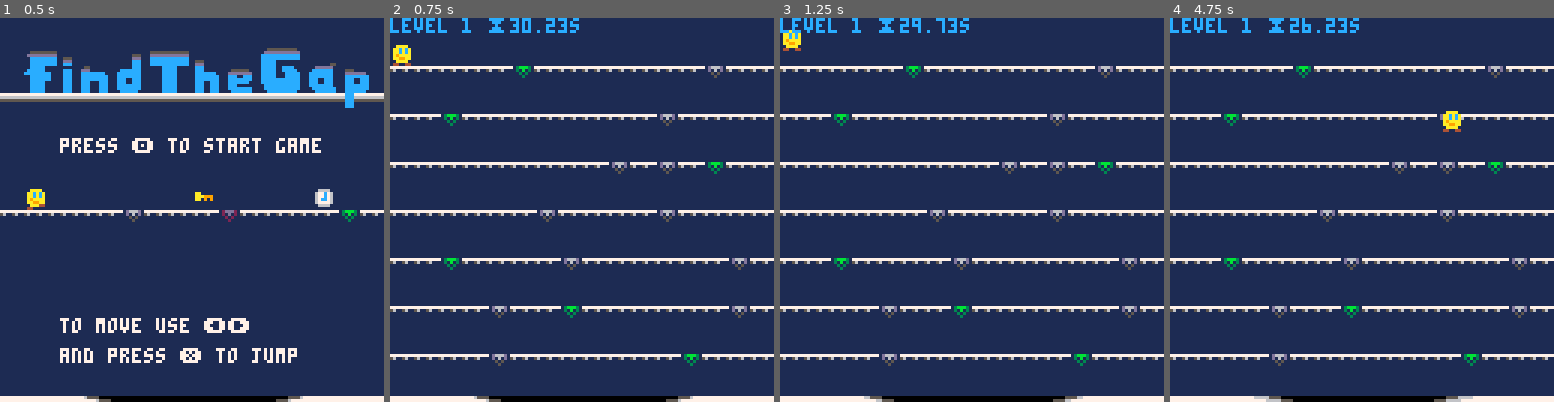
Above: before the commit, frames 1-4 (left to right).
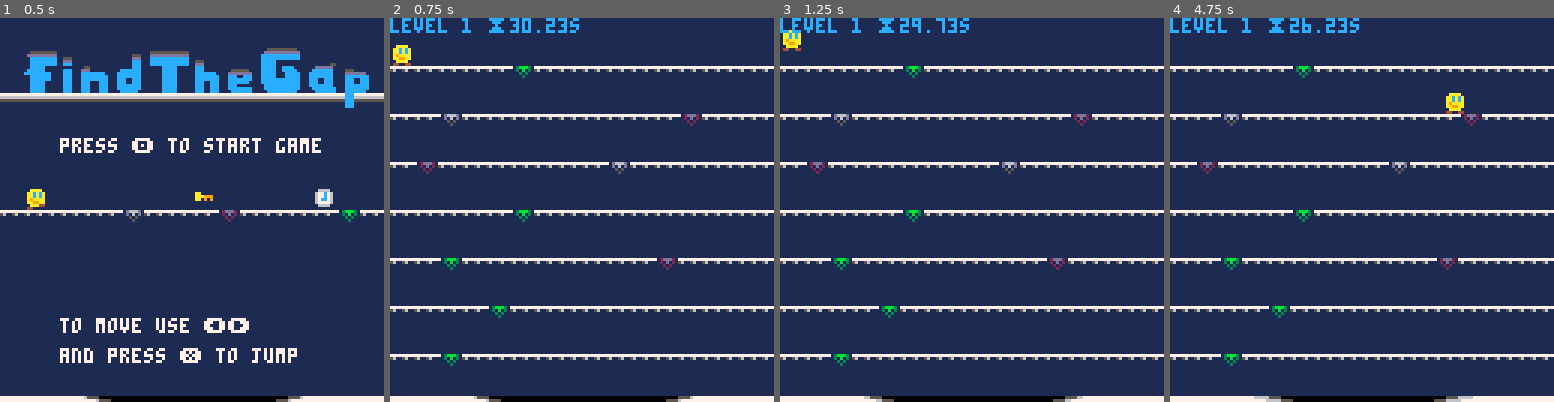
Above: after the commit, the same moments.

Repository: broquaint/pico8-carts
Game: PICO-8 cartridge findthegap.p8
Same seed, same stepped clock (60 frames per second), same inputs: the game is played once before the commit and once after it.
Inputs:
- Up to frame 1 (0.5 s): tap X (X key) at 0.33 s
- Up to frame 2 (0.75 s): tap O (Z key) at 0.7 s
- Up to frame 3 (1.25 s): tap X (X key) at 1.07 s
- Up to frame 4 (4.75 s): hold Right 1.6-2.1 s; tap O (Z key) every 0.4 s from 1.7 to 4.5 s; tap X (X key) at 1.85, 2.97, 4.08 s; hold Right 2.47-3.03 s; hold Left 3.08-3.58 s; hold Right 4.02-4.68 s

Frame 1 is identical in both runs. In frame 2, 1.8% of the frame differs, in the area x 6-94%, y 12-91%; in frame 3, 1.8%; in frame 4, 2.1%.

Commit message:
Fix gap regularity
Simple bug where the regularity was being applied before the gaps were
set. Face. Palm.

Diff:
--- a/findthegap.p8
+++ b/findthegap.p8
@@ -147,8 +147,8 @@
 
       -- If the current item is warp always ensure 1 slow gap.
       if current_item[4] == item_warp and
-         every(gapset[iy], function(g) return fget(g[3]) != drop_slow end) then
-                  -- Don't add another gap if there's already 3
+         every(gaps, function(g) return fget(g[3]) != drop_slow end) then
+         -- Don't add another gap if there's already 3
          if(#gaps == 3) then
             gaps[#gaps][3] = gapspr[2]
          else
@@ -159,7 +159,7 @@
       end
 
       -- Ensure there's at least one non-slow gap.
-      if every(gapset[iy], function(g) return fget(g[3]) == drop_slow end) then
+      if every(gaps, function(g) return fget(g[3]) == drop_slow end) then
          -- Don't add another gap if there's already 3
          if(#gaps == 3) then
             gaps[#gaps][3] = gapspr[1]
